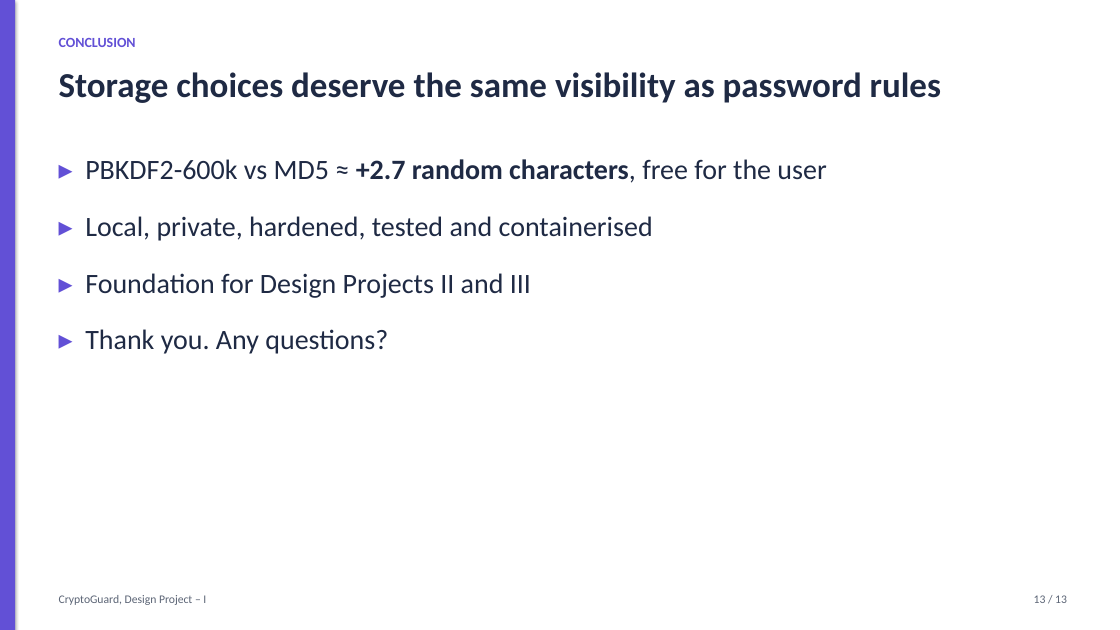
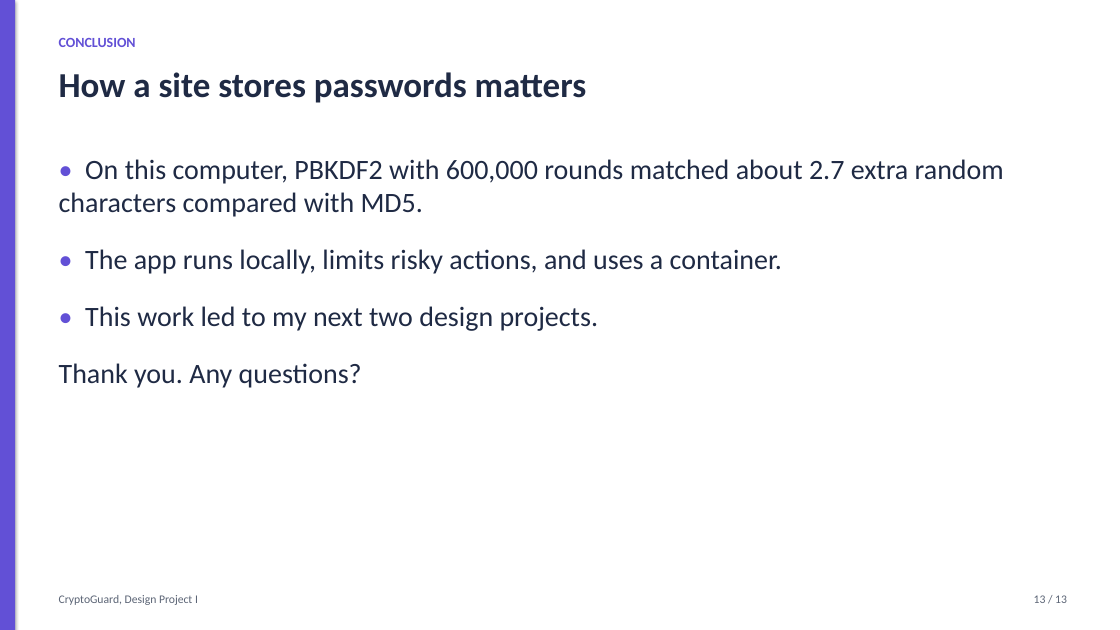
Before and after one commit to harshacreate/CryptoGuard, a slide deck: slide 13 of report/CryptoGuard_Presentation.pptx. Drawn at 1120x630 pixels with LibreOffice and Linux fonts; fonts in the diff are those of the drawing. Boxes give left, top, right and bottom in pixels: in the first picture for what was removed or moved away, otherwise in the second. Text is boxed around its words. In the diff, an @@ line names an element or a change of style, - is before the commit and + after.

```diff
--- a/report/CryptoGuard_Presentation.pptx
+++ b/report/CryptoGuard_Presentation.pptx
@@ text at [59,72,586,103]: text changed @@
-Storage choices deserve the same visibility as password rules
+How a site stores passwords matters
@@ text at [59,159,1004,388]: text changed @@
-▸ PBKDF2-600k vs MD5 ≈ +2.7 random characters, free for the user
-▸ Local, private, hardened, tested and containerised
-▸ Foundation for Design Projects II and III
-▸ Thank you. Any questions?
+• On this computer, PBKDF2 with 600,000 rounds matched about 2.7 extra random characters compared with MD5.
+• The app runs locally, limits risky actions, and uses a container.
+• This work led to my next two design projects.
+Thank you. Any questions?
@@ text at [59,595,198,605]: text changed @@
-CryptoGuard, Design Project – I
+CryptoGuard, Design Project I
```
Also in this commit, not shown: 12 other slides changed, 17 other files.
